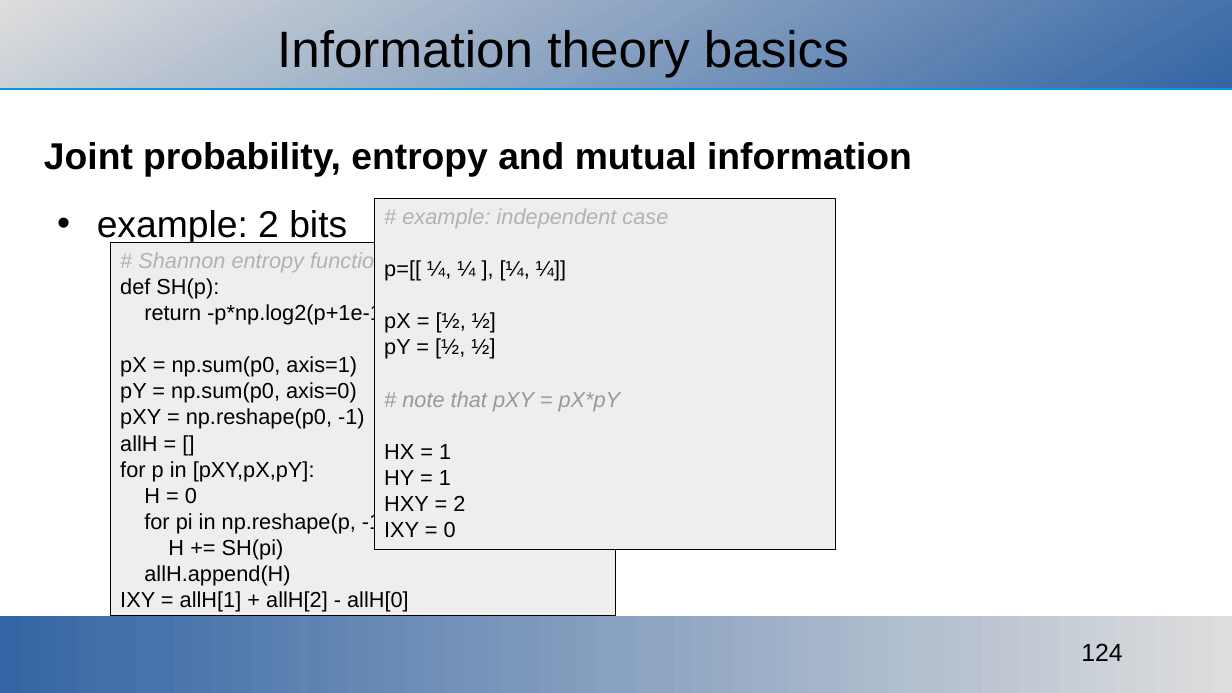
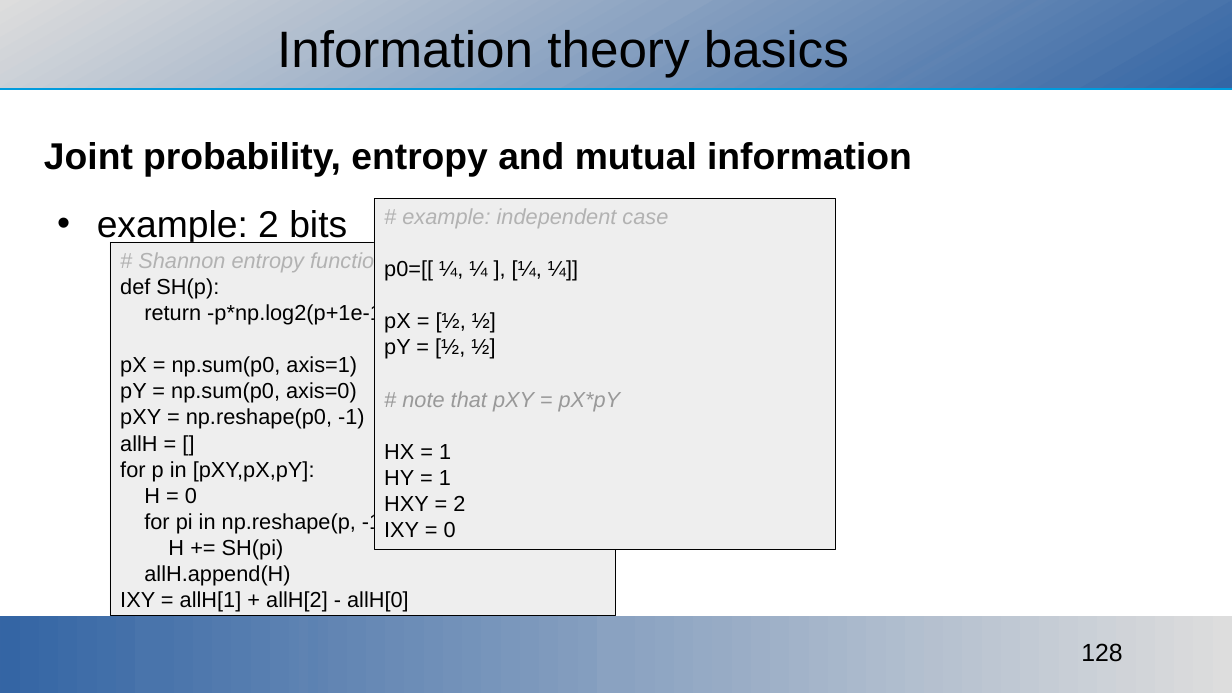
Before and after one commit to ajakovac/ML-in-Practice-I, a slide deck: slide 128 of ML in practice.odp (slide 124 before the commit). Drawn at 1232x693 pixels with LibreOffice and Linux fonts; fonts in the diff are those of the drawing; background and template pictures are left out. Boxes give left, top, right and bottom in pixels: in the first picture for what was removed or moved away, otherwise in the second. Text is boxed around its words. In the diff, an @@ line names an element or a change of style, - is before the commit and + after.

```diff
--- a/ML in practice.odp
+++ b/ML in practice.odp
@@ text in rectangle at (384, 260, 578, 281): text changed @@
-p=[[ ¼, ¼ ], [¼, ¼]]
+p0=[[ ¼, ¼ ], [¼, ¼]]
@@ page number at (1081, 643, 1122, 662): text changed @@
-124
+128
```
Also in this commit, not shown: 8 other slides changed, 7 slides added, 1 slide removed, 3 other files.
